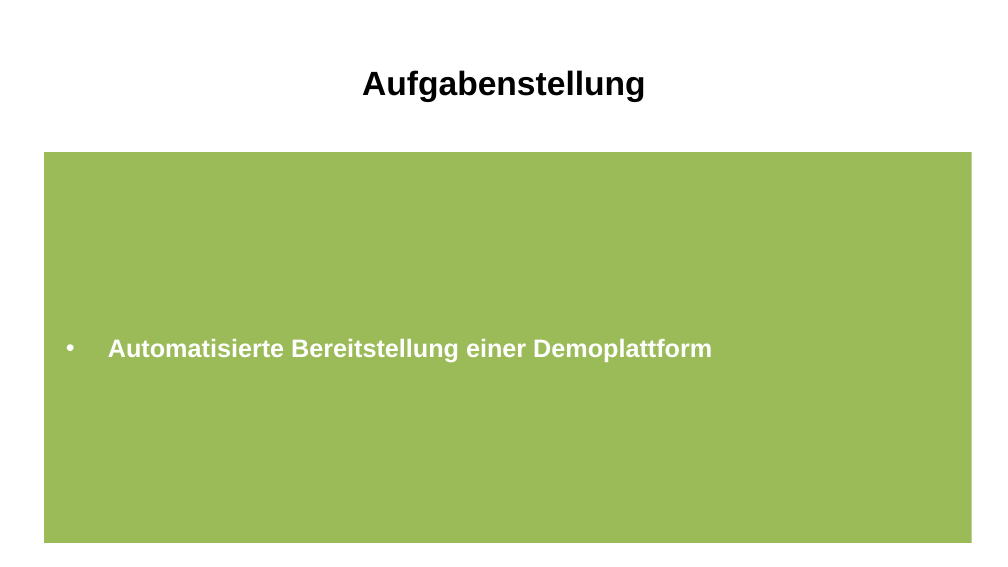
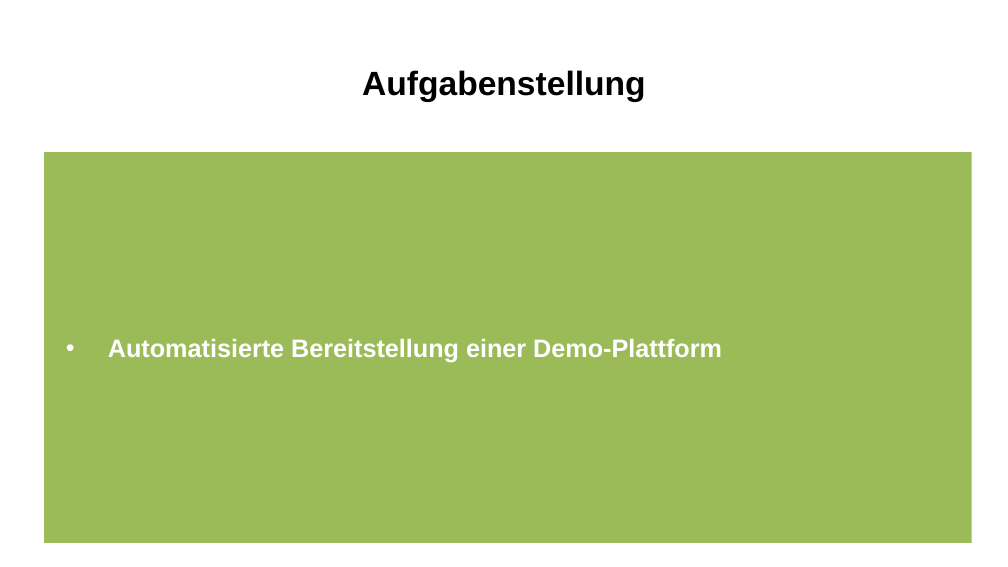
Before and after one commit to 4teamwork/IPA_michel.weingart, a slide deck: slide 7 of Dokumente/präsentation/Vortrag.pptx. Drawn at 1008x567 pixels with LibreOffice and Linux fonts; fonts in the diff are those of the drawing. Boxes give left, top, right and bottom in pixels: in the first picture for what was removed or moved away, otherwise in the second. Text is boxed around its words. In the diff, an @@ line names an element or a change of style, - is before the commit and + after.

```diff
--- a/Dokumente/präsentation/Vortrag.pptx
+++ b/Dokumente/präsentation/Vortrag.pptx
@@ text at (x1=108, y1=338, x2=722, y2=363): text changed @@
-• Automatisierte Bereitstellung einer Demoplattform
+• Automatisierte Bereitstellung einer Demo-Plattform
```
Also in this commit, not shown: 5 other slides changed, 3 other files.
